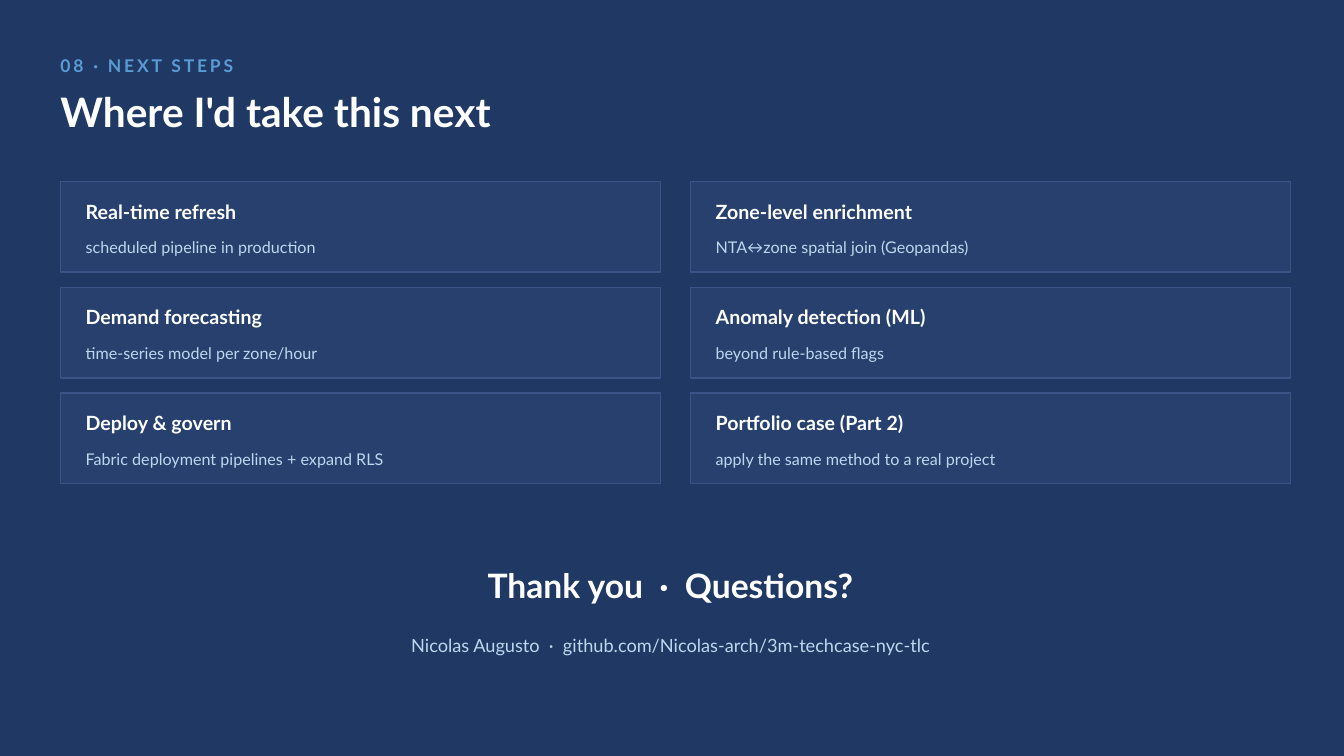
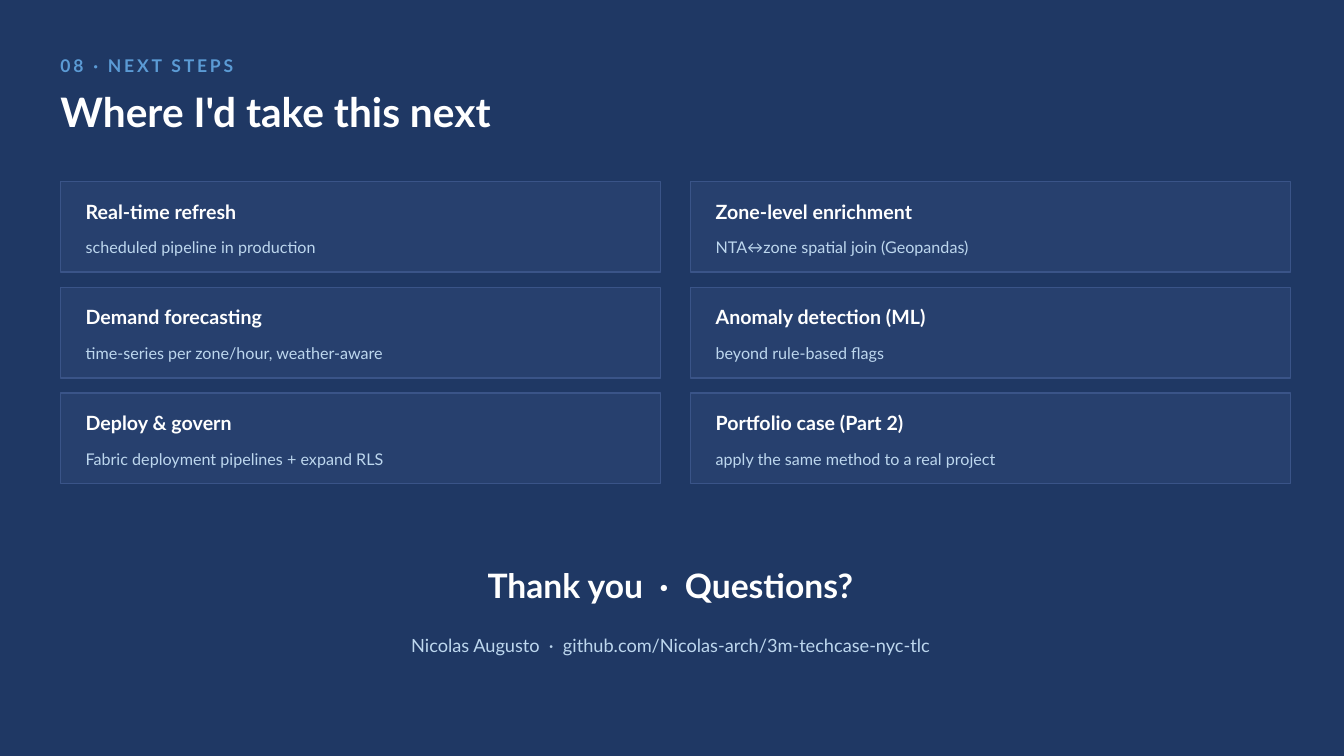
Before and after one commit to Nicolas-arch/3m-techcase-nyc-tlc, a slide deck: slide 15 of presentation/3M_TechCase_Presentation.pptx (slide 14 before the commit). Drawn at 1344x756 pixels with LibreOffice and Linux fonts; fonts in the diff are those of the drawing. Boxes give left, top, right and bottom in pixels: in the first picture for what was removed or moved away, otherwise in the second. Text is boxed around its words. In the diff, an @@ line names an element or a change of style, - is before the commit and + after.

Commit message:
docs: deck 15 slides (P6 Weather) + roteiro + kit + parte 2

```diff
--- a/presentation/3M_TechCase_Presentation.pptx
+++ b/presentation/3M_TechCase_Presentation.pptx
@@ text at bbox=[86, 347, 382, 362]: text changed @@
-time-series model per zone/hour
+time-series per zone/hour, weather-aware
```
Also in this commit, not shown: 1 other slide changed, 1 slide added, 6 other files.
